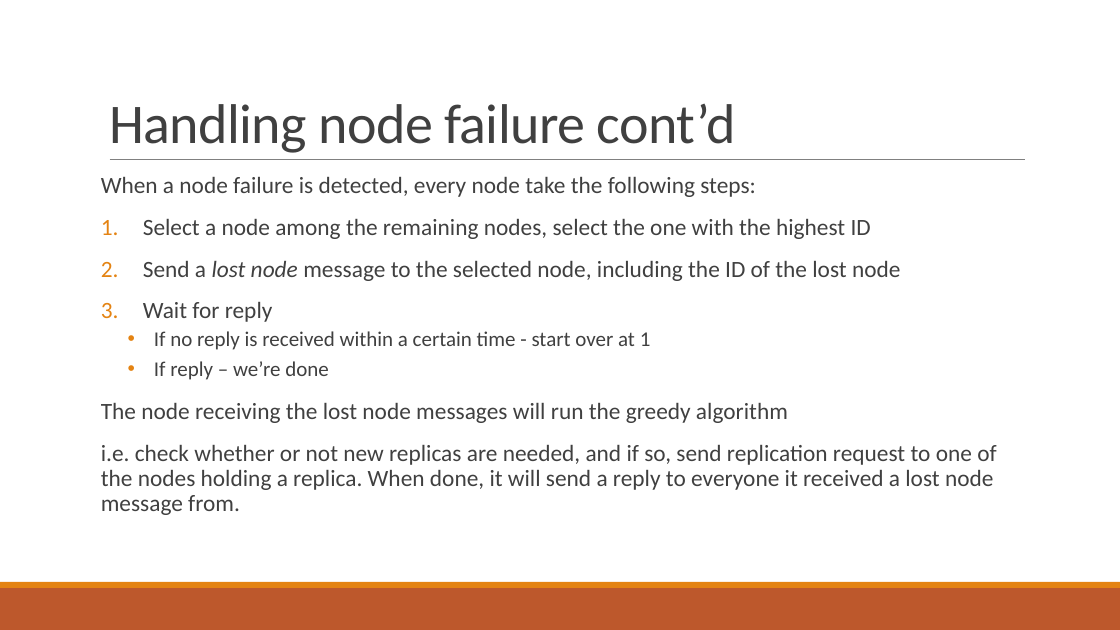
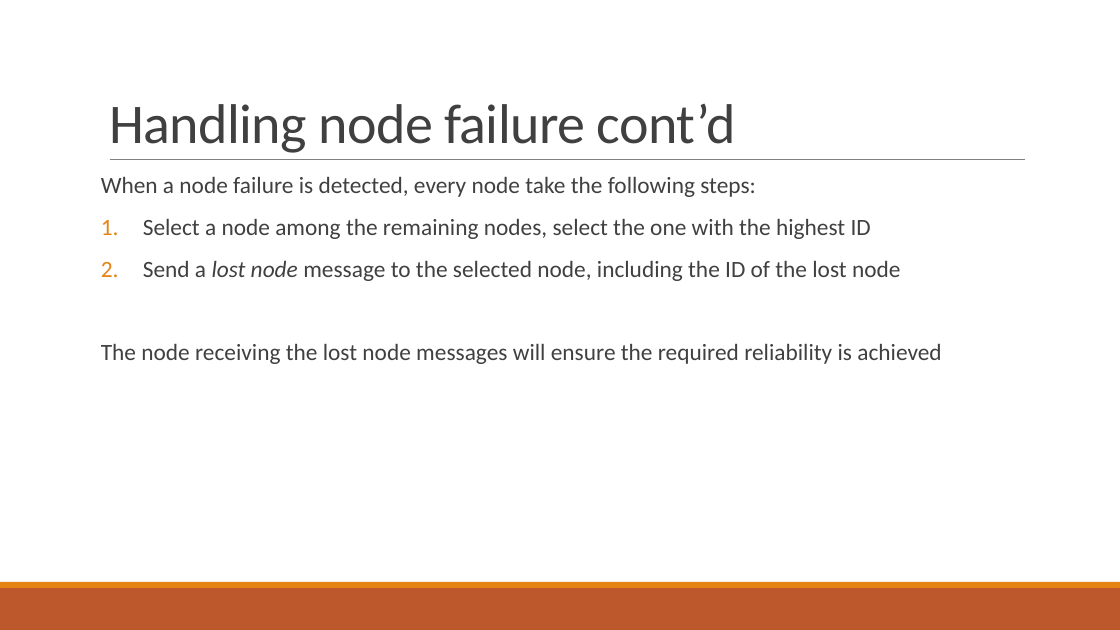
Before and after one commit to PStahl/master_thesis, a slide deck: slide 25 of presentation/presentation2.pptx (slide 31 before the commit). Drawn at 1120x630 pixels with LibreOffice and Linux fonts; fonts in the diff are those of the drawing. Boxes give left, top, right and bottom in pixels: in the first picture for what was removed or moved away, otherwise in the second. Text is boxed around its words. In the diff, an @@ line names an element or a change of style, - is before the commit and + after.

Commit message:
update presentation

```diff
--- a/presentation/presentation2.pptx
+++ b/presentation/presentation2.pptx
@@ text at box(101, 344, 941, 364): text changed @@
-3. Wait for reply
-  • If no reply is received within a certain time - start over at 1
-  • If reply – we’re done
-The node receiving the lost node messages will run the greedy algorithm
-i.e. check whether or not new replicas are needed, and if so, send replication request to one of the nodes holding a replica. When done, it will send a reply to everyone it received a lost node message from.
+The node receiving the lost node messages will ensure the required reliability is achieved
```
Also in this commit, not shown: 11 other slides changed, 1 slide added, 11 slides removed.
